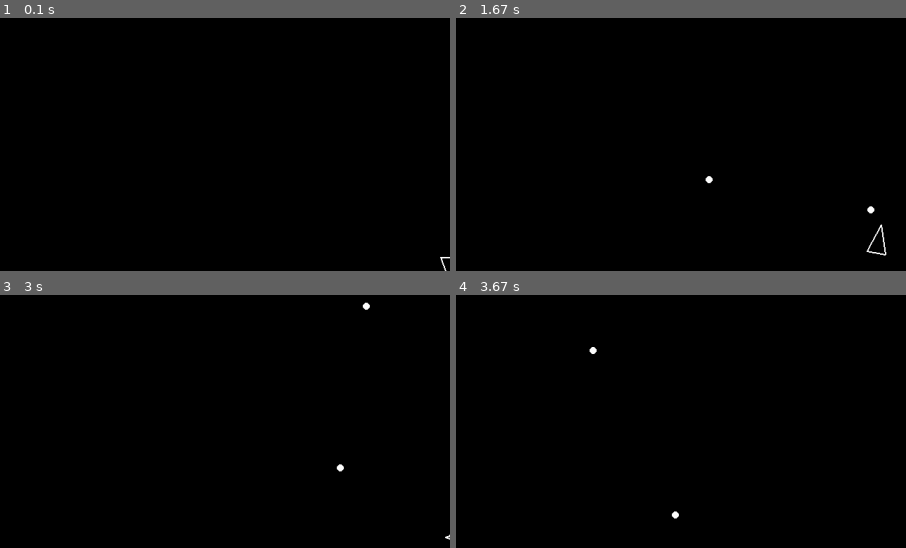
Above: before the commit, frames 1-4 (two rows, left to right).
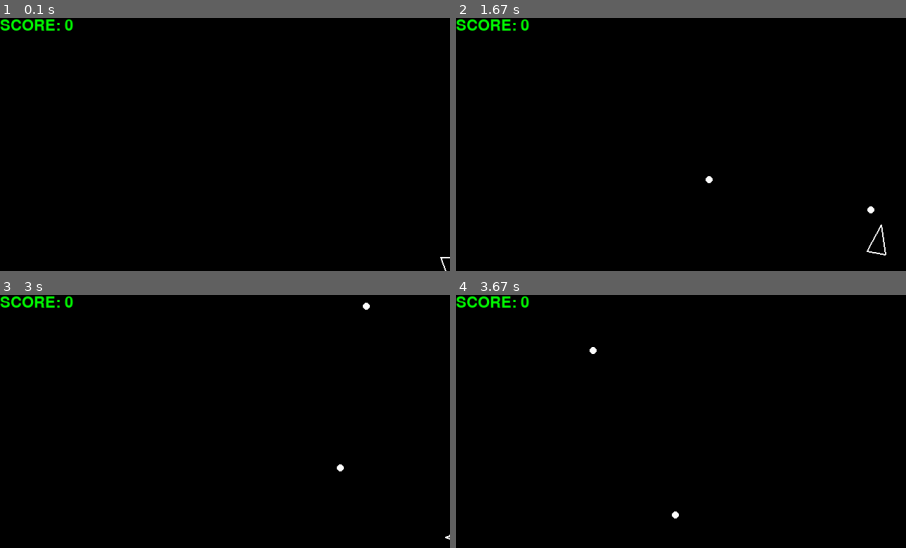
Above: after the commit, the same moments.

Repository: ColinHowe0/asteroids_pygame
Game: pygame game, started from main.py
Same seed, same stepped clock (60 frames per second), same inputs: the game is played once before the commit and once after it.
Inputs:
- Up to frame 1 (0.1 s): no input
- Up to frame 2 (1.67 s): tap Space at 0.33, 0.73, 1.03, 1.23, 1.57 s; hold D 0.67-1.13 s; hold W 1.17-1.47 s; hold D from 1.5 s (still down)
- Up to frame 3 (3 s): tap Space at 1.87, 2.07, 2.37, 2.63, 2.97 s; release D at 1.97 s; hold A 2-2.53 s; hold S 2.57-2.87 s; hold A from 2.9 s (still down)
- Up to frame 4 (3.67 s): tap Space at 3.27, 3.4 s; release A at 3.3 s; hold W from 3.33 s (still down)
The pictures show only the part of the screen within x 0-50%, y 0-50%; the shares and areas given below are measured in that part.

The runs differ from the first frame. In frame 1, 0.5% of the frame differs, in the area x 0-17%, y 0-6%; in frame 2, 0.5%; in frame 3, 0.5%; in frame 4, 0.5%.

Commit message:
Add basic score upper left hand corner

Diff:
--- a/constants.py
+++ b/constants.py
@@ -13,3 +13,5 @@
 SHOT_RADIUS = 5
 PLAYER_SHOOT_SPEED = 500
 PLAYER_SHOOT_COOLDOWN = 0.3
+
+SCORE_FONT_SIZE = 32
--- a/main.py
+++ b/main.py
@@ -8,6 +8,8 @@
 def main():
     pygame.init()
     screen = pygame.display.set_mode((SCREEN_WIDTH, SCREEN_HEIGHT))
+    score_text = pygame.font.Font(size=SCORE_FONT_SIZE)
+
 
     updateable = pygame.sprite.Group()
     drawable = pygame.sprite.Group()
@@ -25,6 +27,7 @@
 
     player = Player(SCREEN_WIDTH / 2, SCREEN_HEIGHT / 2)
     asteroid_field = AsteroidField()
+    score = 0
 
 
     while True:
@@ -40,10 +43,12 @@
                 quit()
             for shot in shots:
                 if asteroid.collides(shot):
+                    score += 1
                     asteroid.split()
                     shot.kill()
 
         pygame.Surface.fill(screen, (0,0,0))
+        pygame.Surface.blit(screen, score_text.render(f"SCORE: {score}", True, (0, 255, 0)), (0, 0))
         for obj in drawable:
             obj.draw(screen)
         pygame.display.flip()
